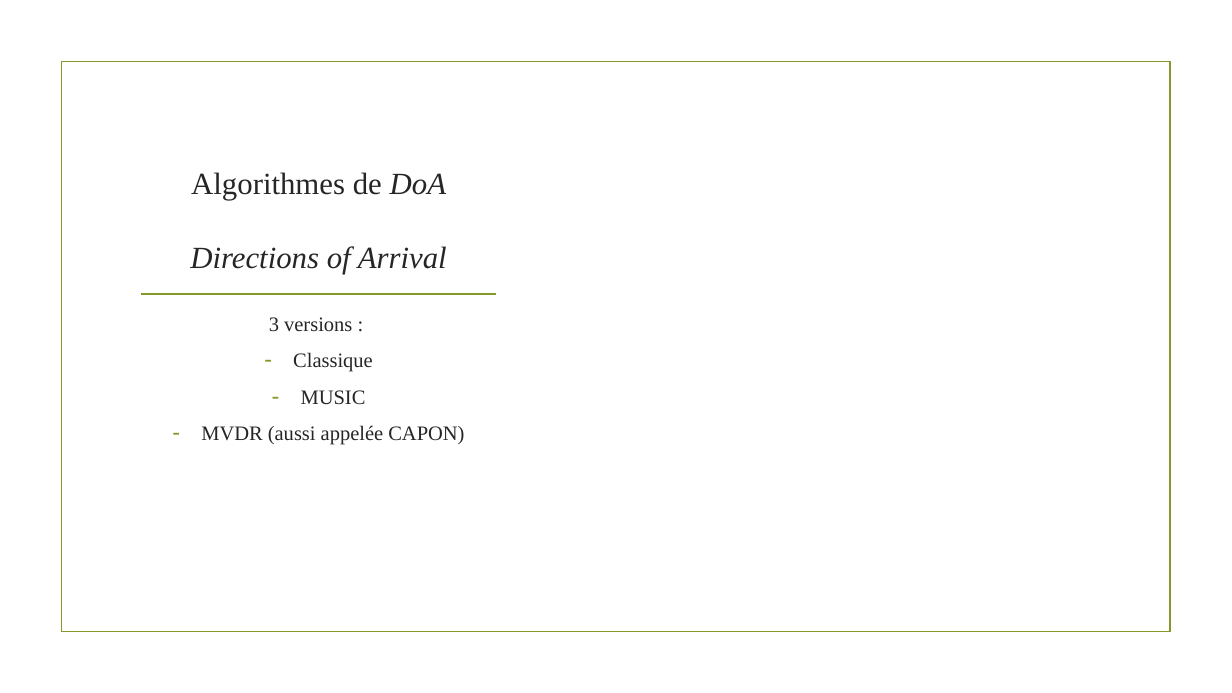
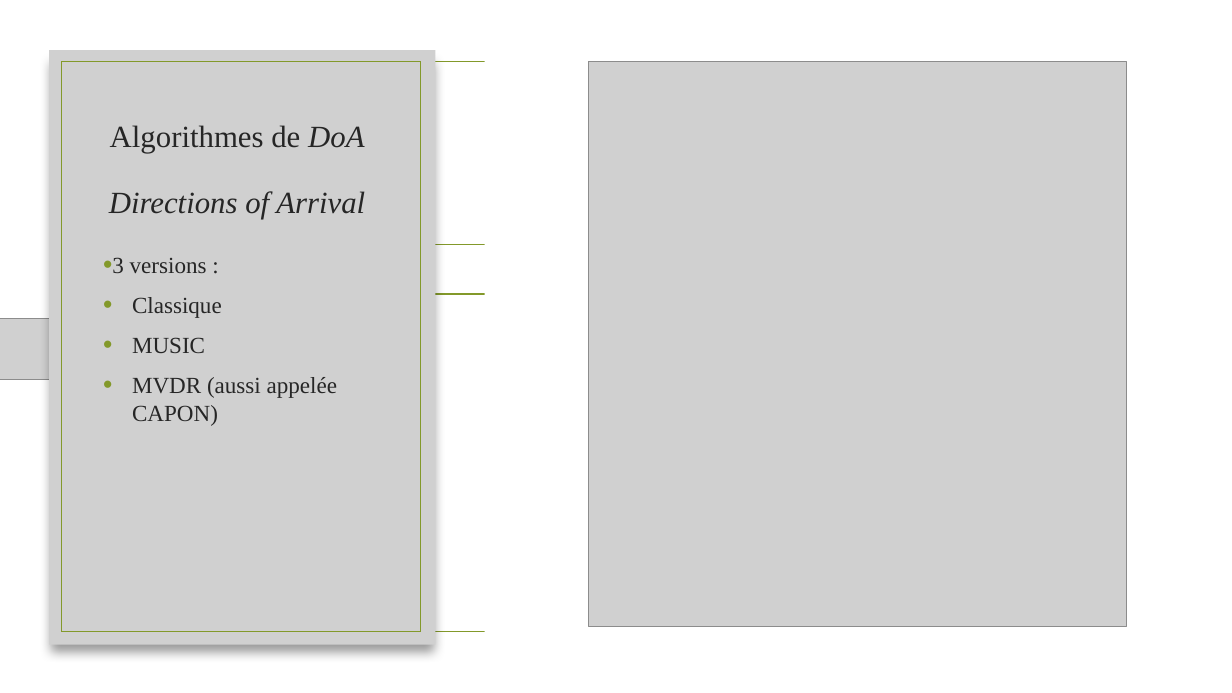
Before and after one commit to MaxENSTAB/Stage2A, a slide deck: slide 11 of Soutenance.pptx. Drawn at 1232x693 pixels with LibreOffice and Linux fonts; fonts in the diff are those of the drawing; grey boxes stand for pictures; background and template pictures are left out. Boxes give left, top, right and bottom in pixels: in the first picture for what was removed or moved away, otherwise in the second. Text is boxed around its words. In the diff, an @@ line names an element or a change of style, - is before the commit and + after.

```diff
--- a/Soutenance.pptx
+++ b/Soutenance.pptx
@@ rectangle added at (x1=484, y1=0, x2=1232, y2=693), fill #FFFFFF @@
@@ picture added at (x1=49, y1=50, x2=435, y2=644) @@
@@ rectangle removed at (x1=61, y1=62, x2=1170, y2=632) @@
@@ rectangle added at (x1=61, y1=62, x2=1170, y2=632), outline #83992A 1.25 pt @@
@@ rectangle added at (x1=61, y1=62, x2=420, y2=632), outline #83992A 1.25 pt @@
@@ picture added at (x1=589, y1=62, x2=1127, y2=627) @@
@@ title "Algorithmes de DoA Directions of ..." moved from (x1=190, y1=172, x2=447, y2=274) to (x1=109, y1=125, x2=365, y2=219) @@
@@ title "Algorithmes de DoA Directions of ..." at (x1=109, y1=125, x2=365, y2=219): line spacing 1 to 0.9 @@
@@ text "3 versions :" moved from (x1=201, y1=317, x2=464, y2=445) to (x1=112, y1=257, x2=337, y2=426) @@
@@ text "3 versions :" at (x1=112, y1=257, x2=337, y2=426): size 16 to 18 pt; alignment centre to left; bullet none to •; bullet - to • @@
@@ line added from (141, 245) to (1092, 245), #83992A 1.25 pt @@
@@ picture added at (x1=0, y1=319, x2=77, y2=380) @@
@@ picture added at (x1=1156, y1=319, x2=1232, y2=380) @@
```
Also in this commit, not shown: 3 slides added.
